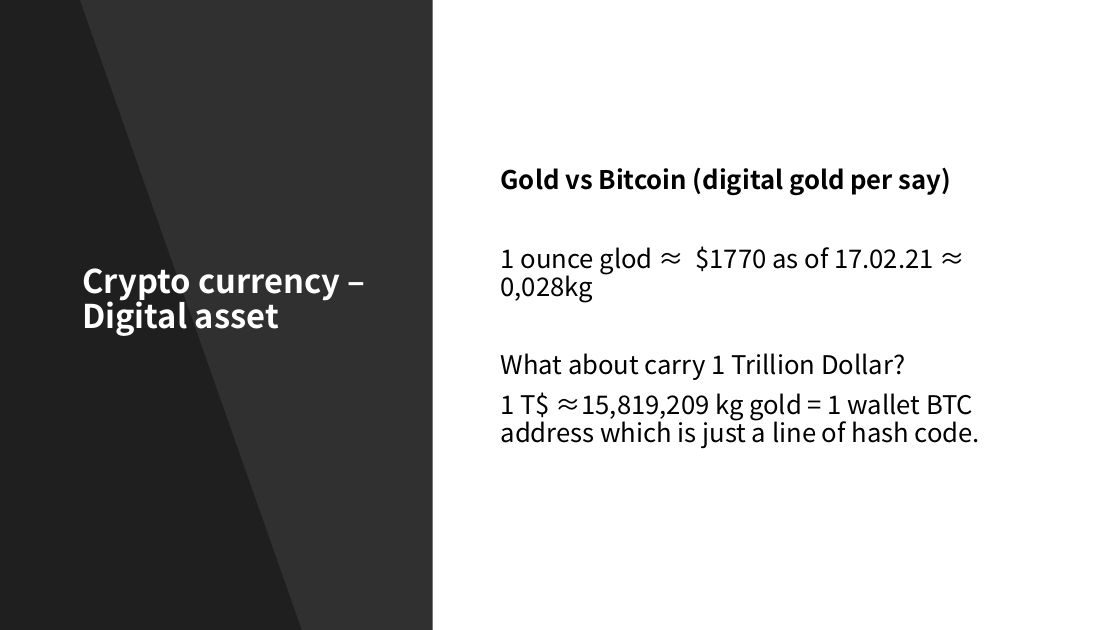
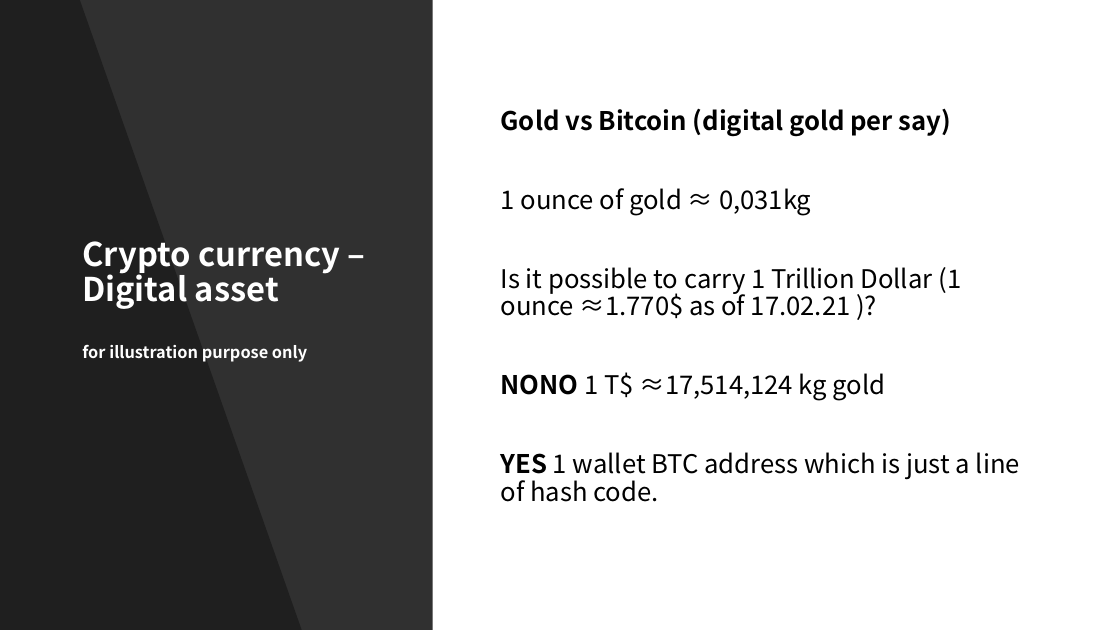
Before and after one commit to Shinan-tech/Final-Project_portfolio-optimization, a slide deck: slide 2 of Final Project_portfolio optimisation.pptx. Drawn at 1120x630 pixels with LibreOffice and Linux fonts; fonts in the diff are those of the drawing. Boxes give left, top, right and bottom in pixels: in the first picture for what was removed or moved away, otherwise in the second. Text is boxed around its words. In the diff, an @@ line names an element or a change of style, - is before the commit and + after.

```diff
--- a/Final Project_portfolio optimisation.pptx
+++ b/Final Project_portfolio optimisation.pptx
@@ text at (501, 188, 1020, 502): text changed @@
-1 ounce glod ≈ $1770 as of 17.02.21 ≈ 0,028kg
-What about carry 1 Trillion Dollar?
-1 T$ ≈15,819,209 kg gold = 1 wallet BTC address which is just a line of hash code.
+1 ounce of gold ≈ 0,031kg
+Is it possible to carry 1 Trillion Dollar (1 ounce ≈1.770$ as of 17.02.21 )?
+NONO 1 T$ ≈17,514,124 kg gold
+YES 1 wallet BTC address which is just a line of hash code.
@@ title at (82, 241, 340, 362): text changed @@
-Crypto currency – Digital asset
+Crypto currency – Digital asset
+for illustration purpose only
```
Also in this commit, not shown: 5 other slides changed, 3 slides added, 1 slide removed, 3 other files.
